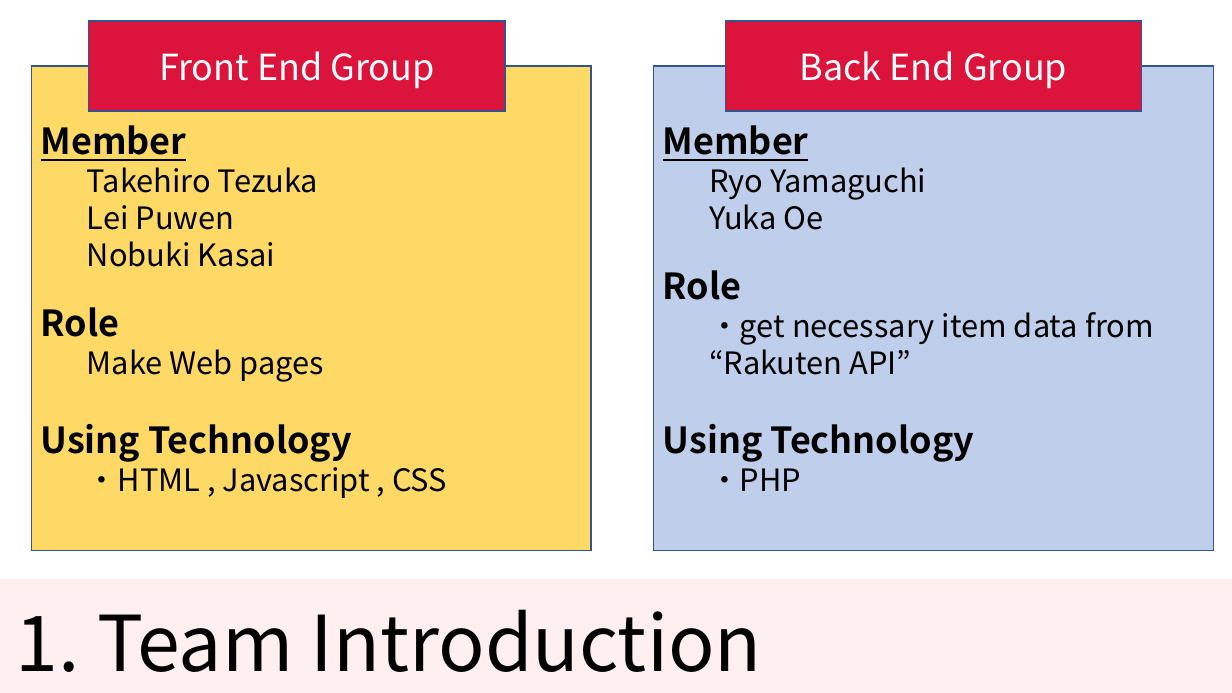
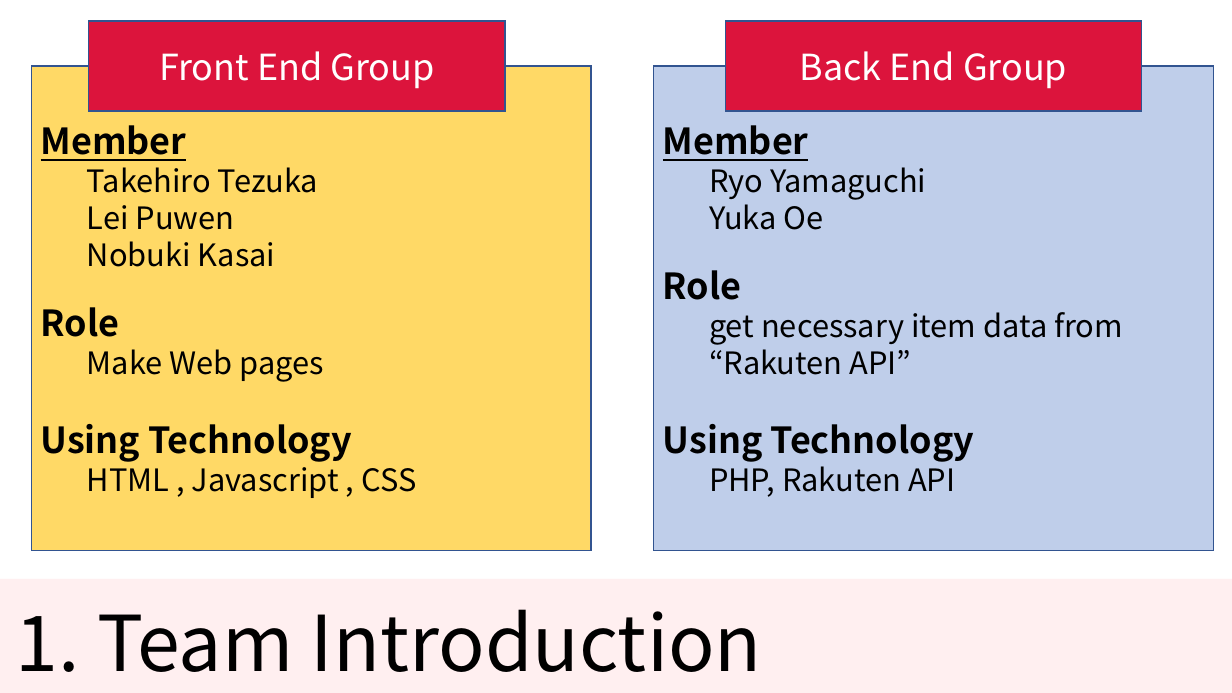
Before and after one commit to KNobuki/Rakuten_fashion, a slide deck: slide 4 of presentation/Presentation.pptx. Drawn at 1232x693 pixels with LibreOffice and Linux fonts; fonts in the diff are those of the drawing. Boxes give left, top, right and bottom in pixels: in the first picture for what was removed or moved away, otherwise in the second. Text is boxed around its words. In the diff, an @@ line names an element or a change of style, - is before the commit and + after.

```diff
--- a/presentation/Presentation.pptx
+++ b/presentation/Presentation.pptx
@@ text in rectangle at <box>709,312,1123,375</box>: text changed @@
-  ・get necessary item data from “Rakuten API”
+  get necessary item data from “Rakuten API”
@@ text in rectangle at <box>87,460,416,498</box>: text changed @@
-  ・HTML , Javascript , CSS
+  HTML , Javascript , CSS
@@ text in rectangle at <box>709,460,955,497</box>: text changed @@
-  ・PHP
+  PHP, Rakuten API
```
Also in this commit, not shown: 4 other slides changed, 1 other file.
